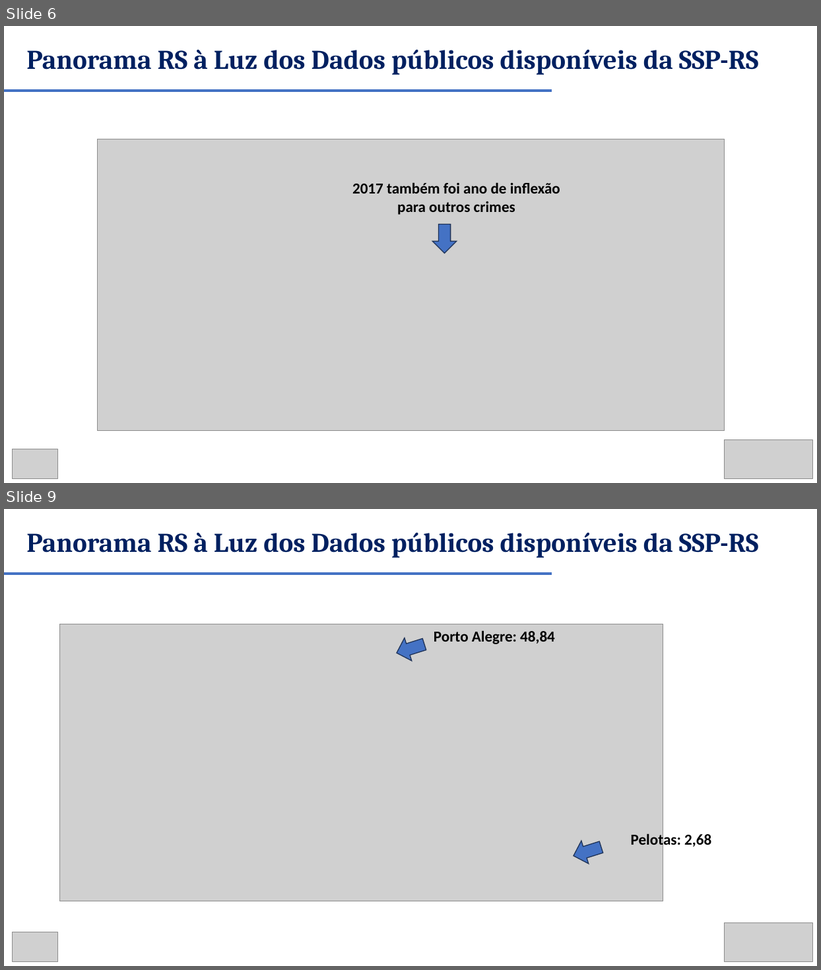
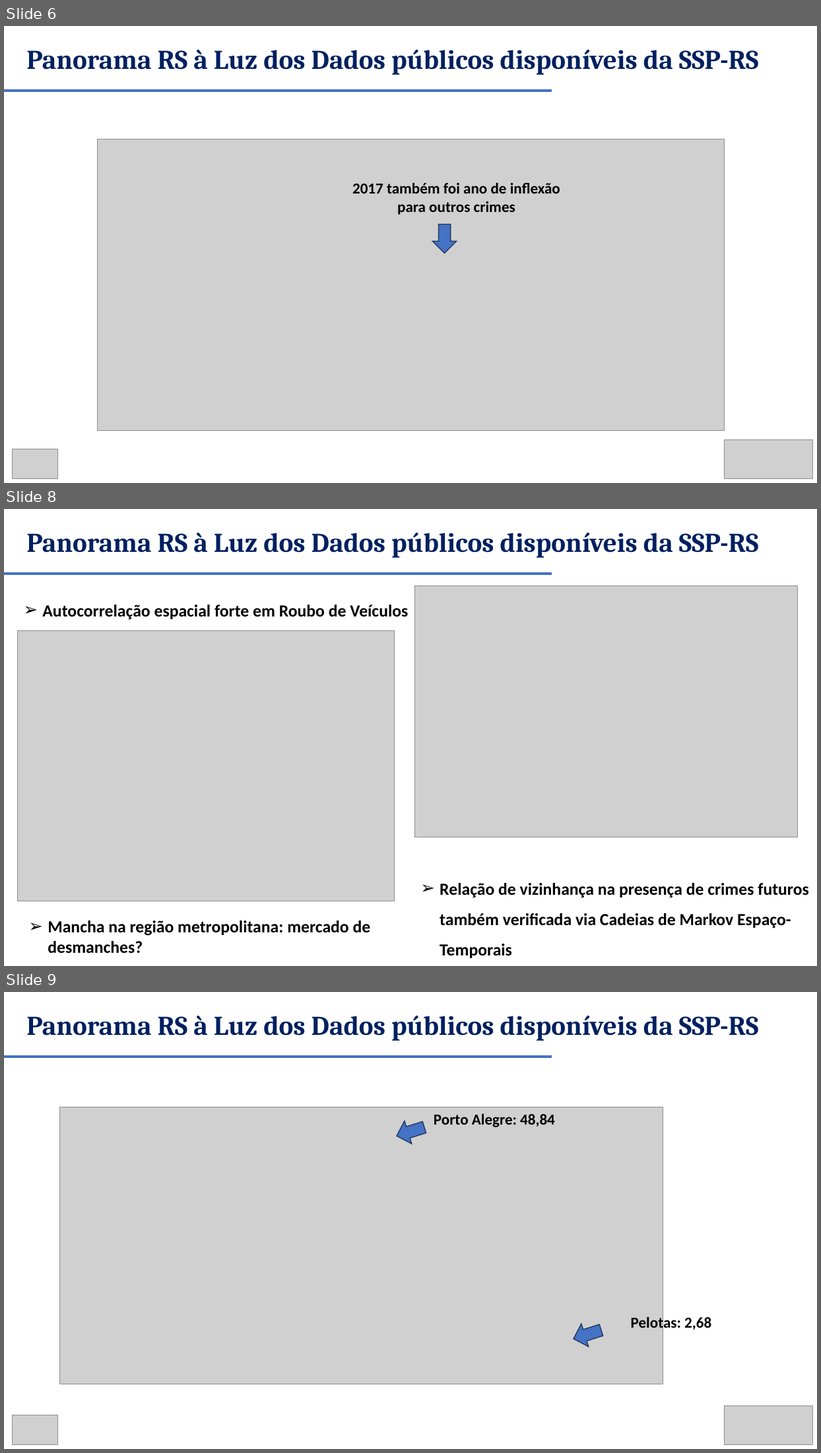
Before and after one commit to renanxcortes/semanistica_2026, a slide deck: DIA 2 - APRESENTACAO - VERSAO AMPLIADA FINAL.pptx. Shown one above the other, each under a label of ours: slides 6 and 9 before the commit, slides 6, 8 and 9 after it; the slides between them are not shown. The pictures are 821x970 and 821x1453 pixels, drawn with LibreOffice and Linux fonts; fonts in the diff are those of the drawing; grey boxes stand for pictures. Boxes give left, top, right and bottom in pixels: in the first picture for what was removed or moved away, otherwise in the second. Text is boxed around its words. In the diff, an @@ line names an element or a change of style, - is before the commit and + after.

```diff
--- a/DIA 2 - APRESENTACAO - VERSAO AMPLIADA FINAL.pptx
+++ b/DIA 2 - APRESENTACAO - VERSAO AMPLIADA FINAL.pptx
@@ slide 8 added at (x1=4, y1=509, x2=817, y2=966), background #FFFFFF @@
@@ text added at (x1=26, y1=532, x2=759, y2=558), 32 pt, text #002060, bold @@
+Panorama RS à Luz dos Dados públicos disponíveis da SSP-RS
@@ line added from (4, 574) to (552, 574), #4472C4 3 pt @@
@@ picture added at (x1=415, y1=586, x2=797, y2=837) @@
@@ text added at (x1=42, y1=605, x2=408, y2=620), 20 pt, text #000000, bold @@
+➢ Autocorrelação espacial forte em Roubo de Veículos
@@ picture added at (x1=17, y1=631, x2=395, y2=902) @@
@@ text added at (x1=440, y1=883, x2=809, y2=958), 20 pt, text #000000, bold @@
+➢ Relação de vizinhança na presença de crimes futuros também verificada via Cadeias de Markov Espaço-Temporais
@@ text added at (x1=48, y1=921, x2=371, y2=954), 20 pt, text #000000, bold @@
+➢ Mancha na região metropolitana: mercado de desmanches?
```
Also in this commit, not shown: 3 slides changed, 3 other slides added, 3 slides removed, 2 other files.
